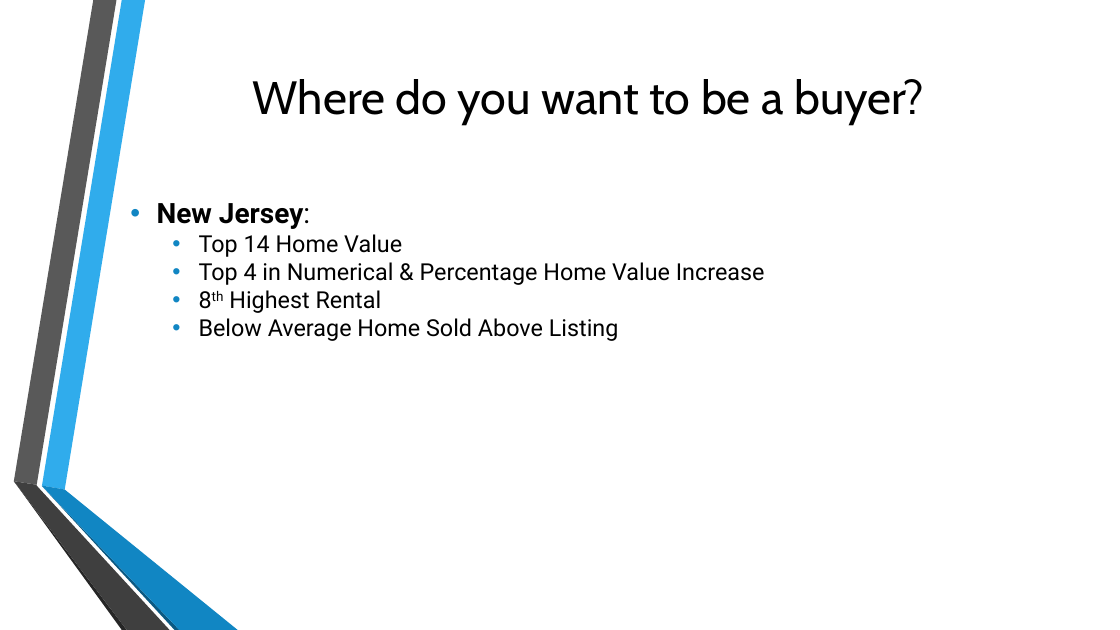
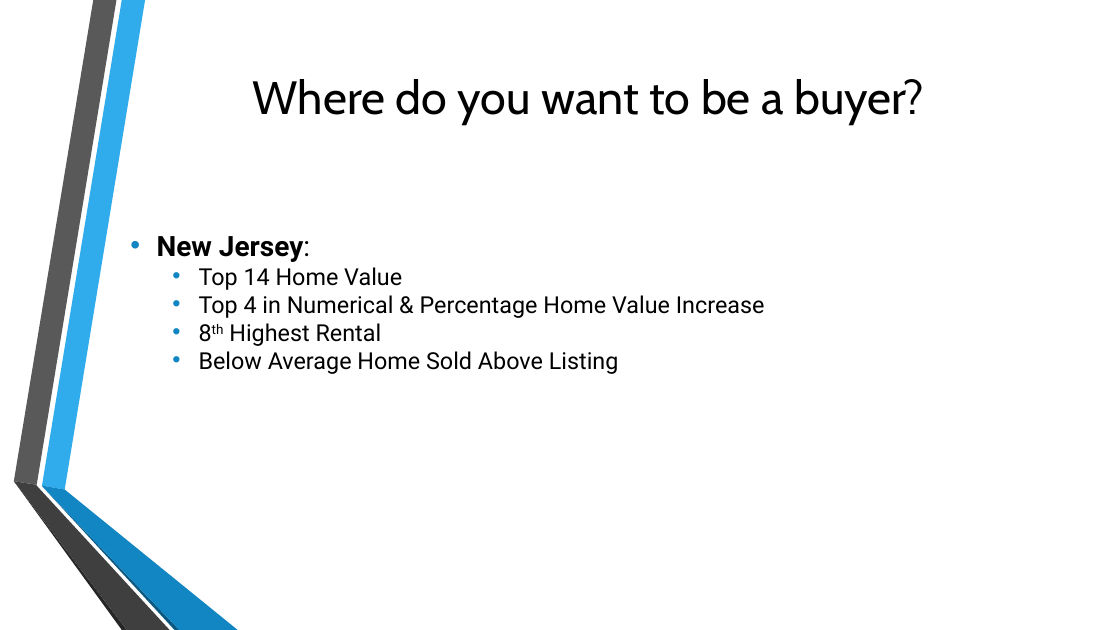
Before and after one commit to josephlomas/Project1_GroupRepo, a slide deck: slide 14 of Real Estate EDA.pptx. Drawn at 1120x630 pixels with LibreOffice and Linux fonts; fonts in the diff are those of the drawing. Boxes give left, top, right and bottom in pixels: in the first picture for what was removed or moved away, otherwise in the second. Text is boxed around its words. In the diff, an @@ line names an element or a change of style, - is before the commit and + after.

```diff
--- a/Real Estate EDA.pptx
+++ b/Real Estate EDA.pptx
@@ text "New Jersey:": place and size @@
-text "New Jersey:" at <box>157,203,765,341</box>
+text "New Jersey:" at <box>157,236,765,374</box>
```
Also in this commit, not shown: 11 other slides changed, 1 other file.
